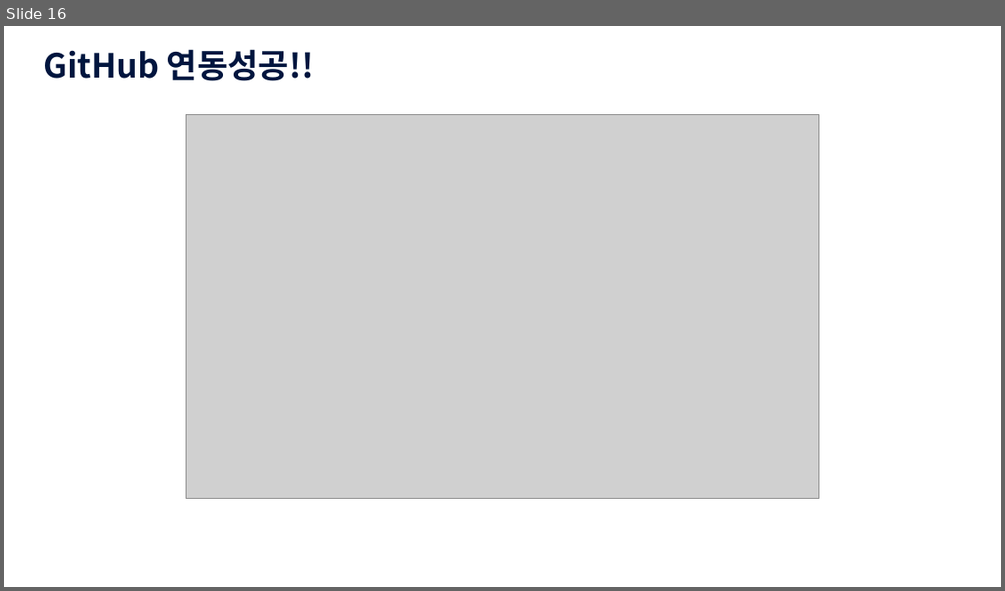
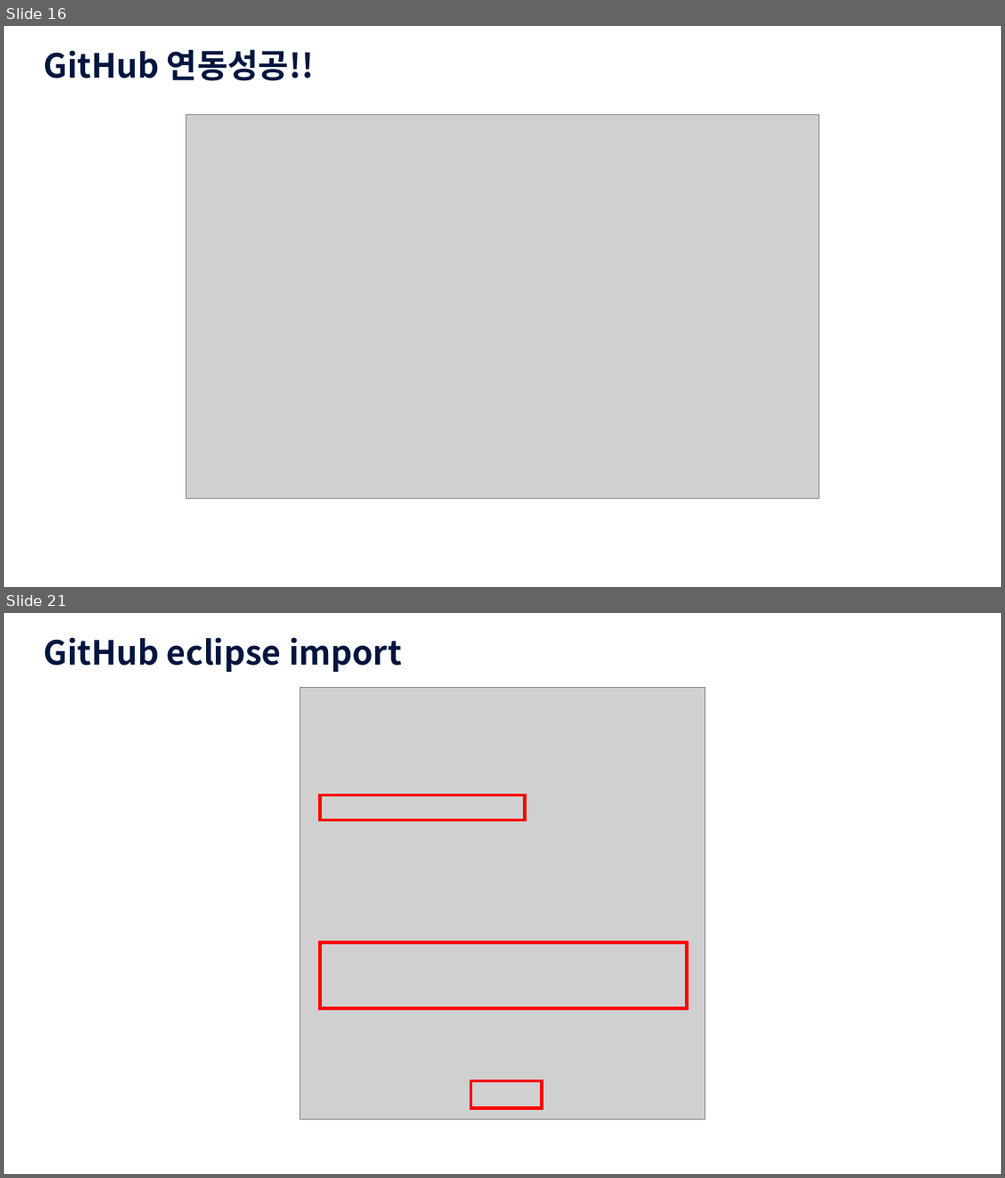
Before and after one commit to dobby2025/JavaSE, a slide deck: JAVA_GitHub연동.pptx. Shown one above the other, each under a label of ours: slide 16 before the commit, slides 16 and 21 after it; the slides between them are not shown. The pictures are 1005x591 and 1005x1178 pixels, drawn with LibreOffice and Linux fonts; fonts in the diff are those of the drawing; grey boxes stand for pictures; background and template pictures are left out. Boxes give left, top, right and bottom in pixels: in the first picture for what was removed or moved away, otherwise in the second. Text is boxed around its words. In the diff, an @@ line names an element or a change of style, - is before the commit and + after.

```diff
--- a/JAVA_GitHub연동.pptx
+++ b/JAVA_GitHub연동.pptx
@@ slide 21 added at [4, 613, 1001, 1174], background picture (left out) @@
@@ text added at [43, 637, 402, 672], 32 pt, text #00153E, bold @@
+GitHub eclipse import
@@ picture added at [300, 688, 704, 1119] @@
@@ rectangle added at [320, 795, 526, 820], outline #FF0000 3 pt @@
@@ rectangle added at [320, 942, 688, 1008], outline #FF0000 3 pt @@
@@ rectangle added at [470, 1081, 541, 1109], outline #FF0000 3 pt @@
```
Also in this commit, not shown: 14 other slides added.
